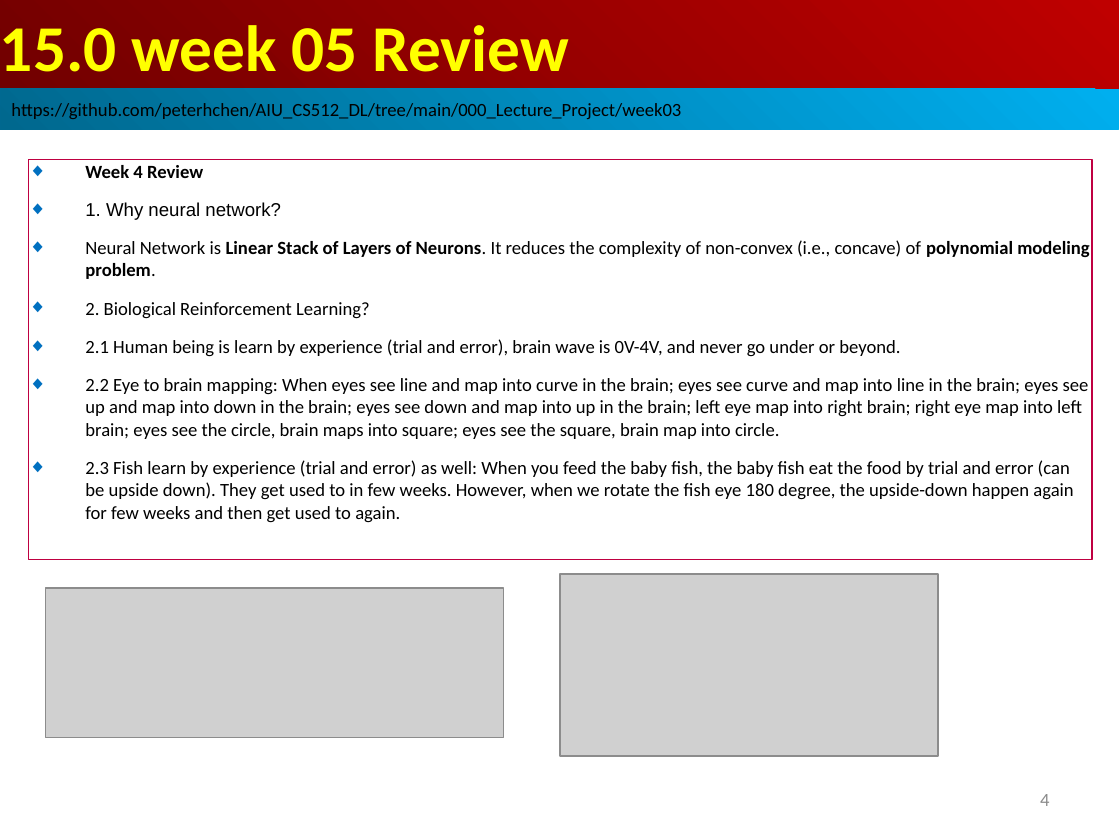
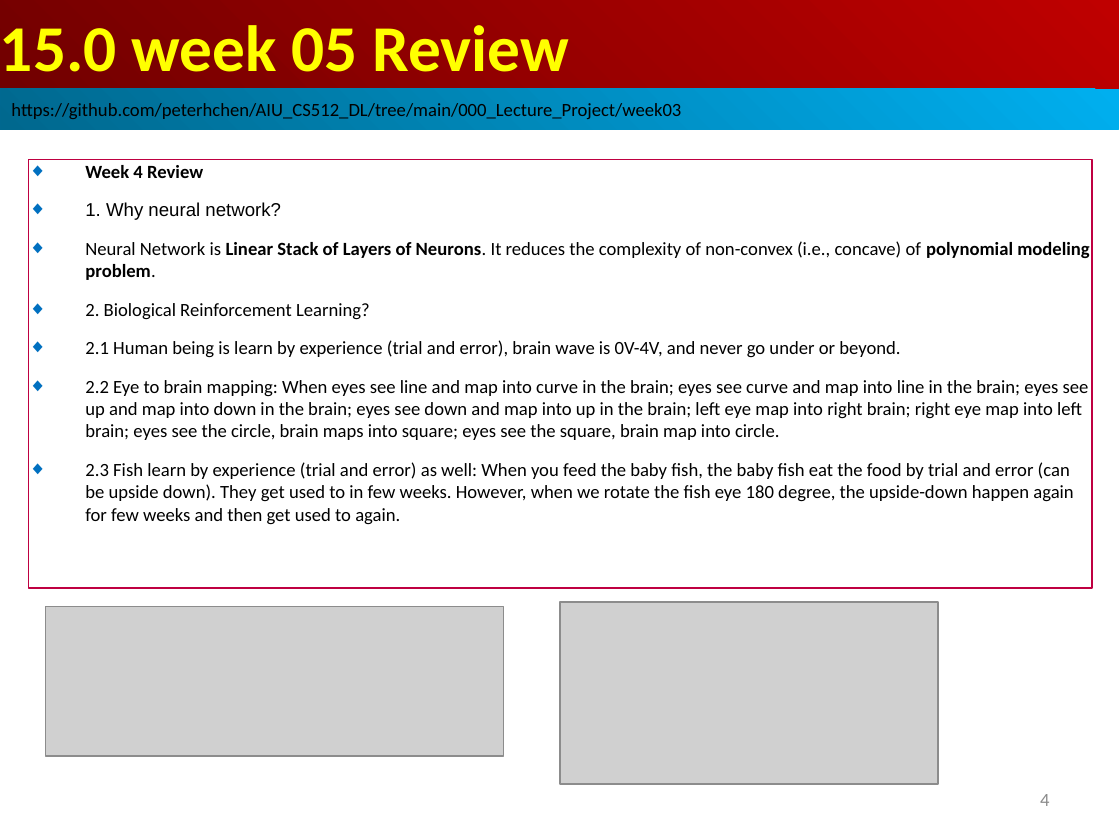
Before and after one commit to peterhchen/AIU_CS512_DL, a slide deck: slide 4 of 000_Lecture_Project/week06/01_Lecture/15.00_w05_review.ppt. Drawn at 1120x840 pixels with LibreOffice and Linux fonts; fonts in the diff are those of the drawing; grey boxes stand for pictures. Boxes give left, top, right and bottom in pixels: in the first picture for what was removed or moved away, otherwise in the second. Text is boxed around its words. In the diff, an @@ line names an element or a change of style, - is before the commit and + after.

```diff
--- a/000_Lecture_Project/week06/01_Lecture/15.00_w05_review.ppt
+++ b/000_Lecture_Project/week06/01_Lecture/15.00_w05_review.ppt
@@ rectangle "Week 4 Review" resized from (x1=28, y1=159, x2=1092, y2=560) to (x1=28, y1=159, x2=1092, y2=588) @@
@@ picture moved from (x1=46, y1=588, x2=504, y2=737) to (x1=46, y1=607, x2=504, y2=756) @@
@@ picture moved from (x1=560, y1=575, x2=939, y2=756) to (x1=560, y1=603, x2=939, y2=784) @@
```
Also in this commit, not shown: 6 other slides changed, 2 other files.
